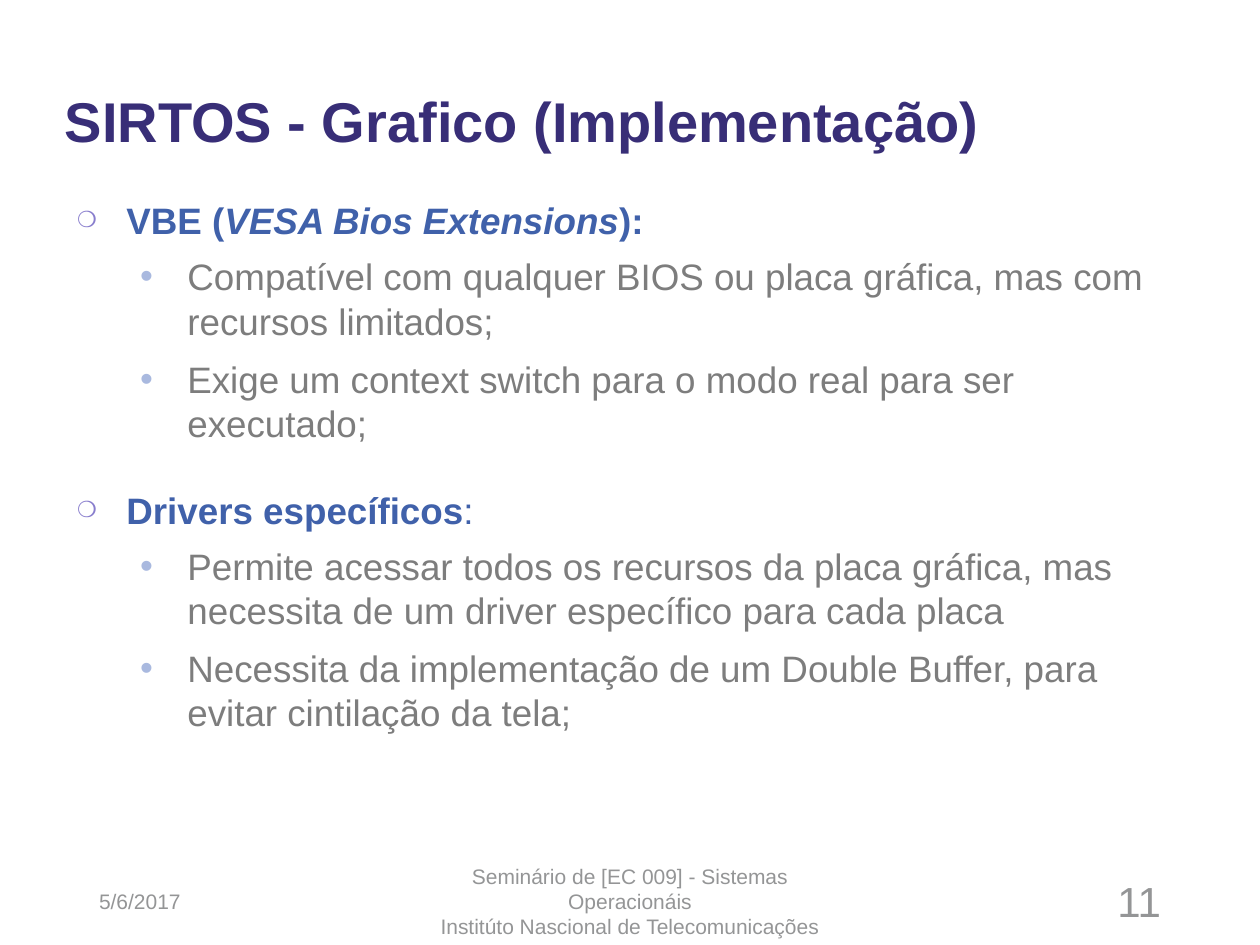
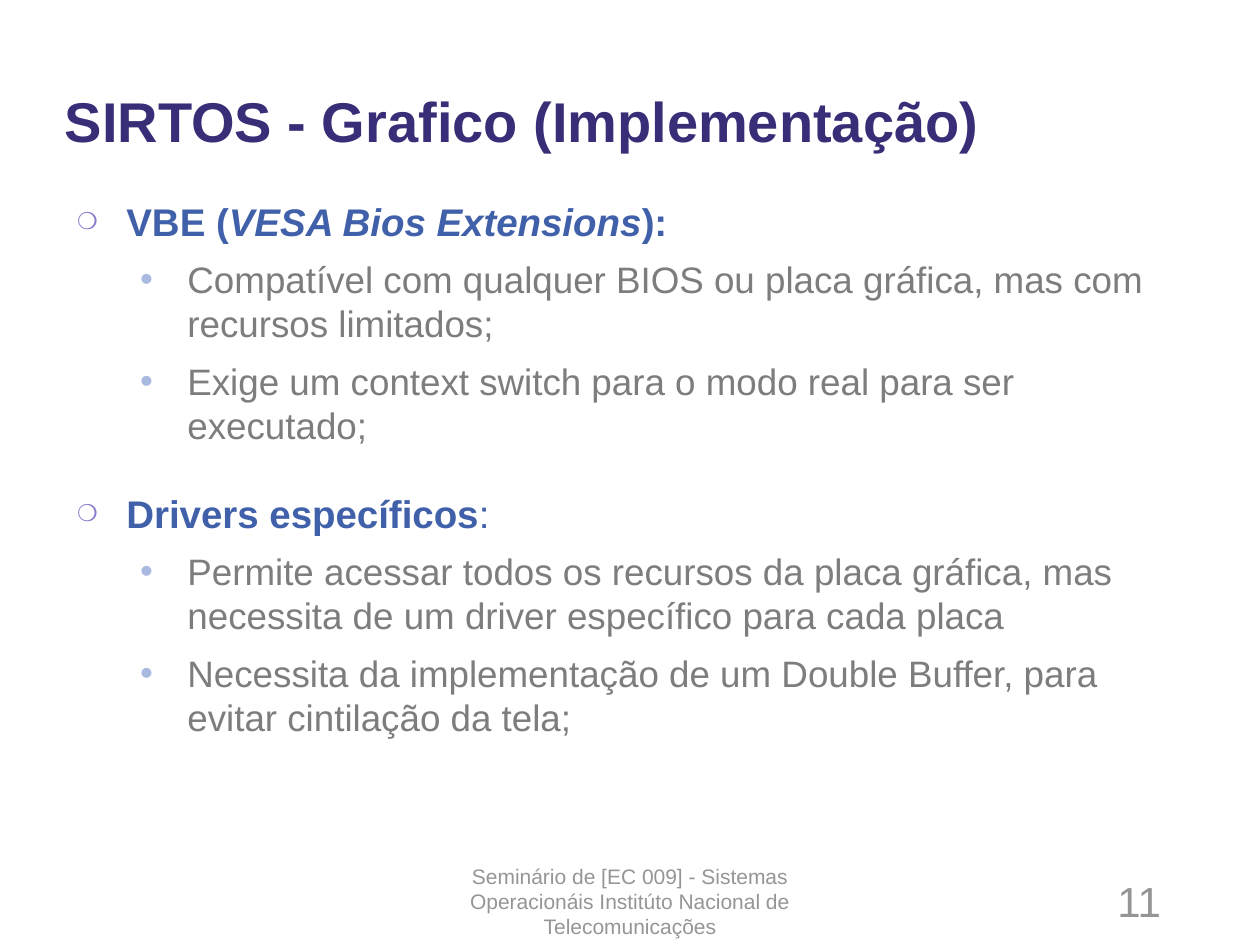
Before and after one commit to VitorDiToro/RTOSs_Semin-rioDeSO-Inatel, a slide deck: slide 11 of Seminario-PPTX.pptx. Drawn at 1260x945 pixels with LibreOffice and Linux fonts; fonts in the diff are those of the drawing; background and template pictures are left out. Boxes give left, top, right and bottom in pixels: in the first picture for what was removed or moved away, otherwise in the second. Text is boxed around its words. In the diff, an @@ line names an element or a change of style, - is before the commit and + after.

```diff
--- a/Seminario-PPTX.pptx
+++ b/Seminario-PPTX.pptx
@@ text at <box>126,208,668,536</box>: size 21 to 22 pt in "VBE (VESA Bios Extensions):", "Drivers específicos:" @@
@@ text at <box>470,868,789,939</box>: text changed @@
-Seminário de [EC 009] - Sistemas Operacionáis
-Institúto Nascional de Telecomunicações
+Seminário de [EC 009] - Sistemas Operacionáis Institúto Nacional de Telecomunicações
@@ text removed at <box>99,894,181,909</box> @@
-5/6/2017
```
Also in this commit, not shown: 15 other slides changed, 1 slide added, 1 other file.
